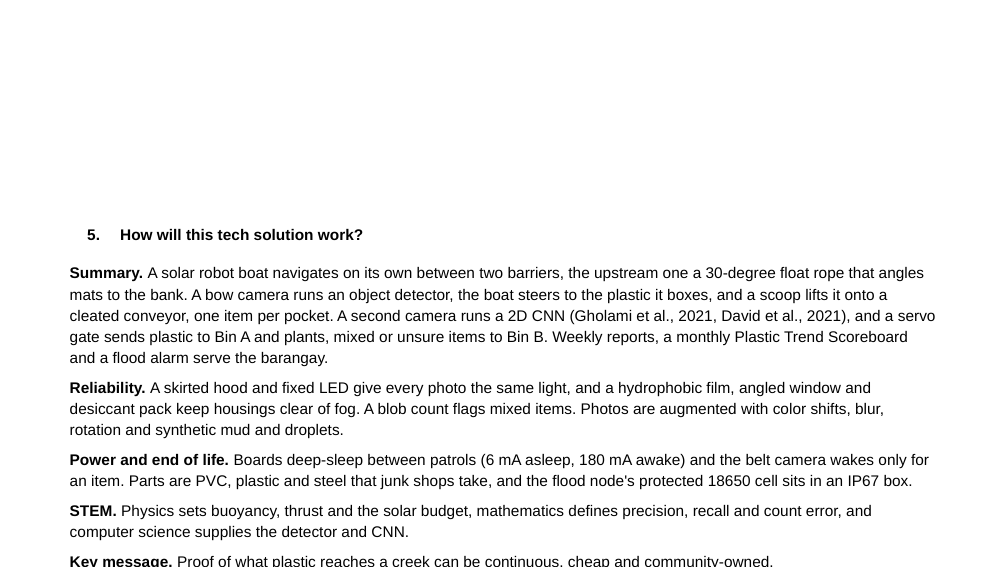
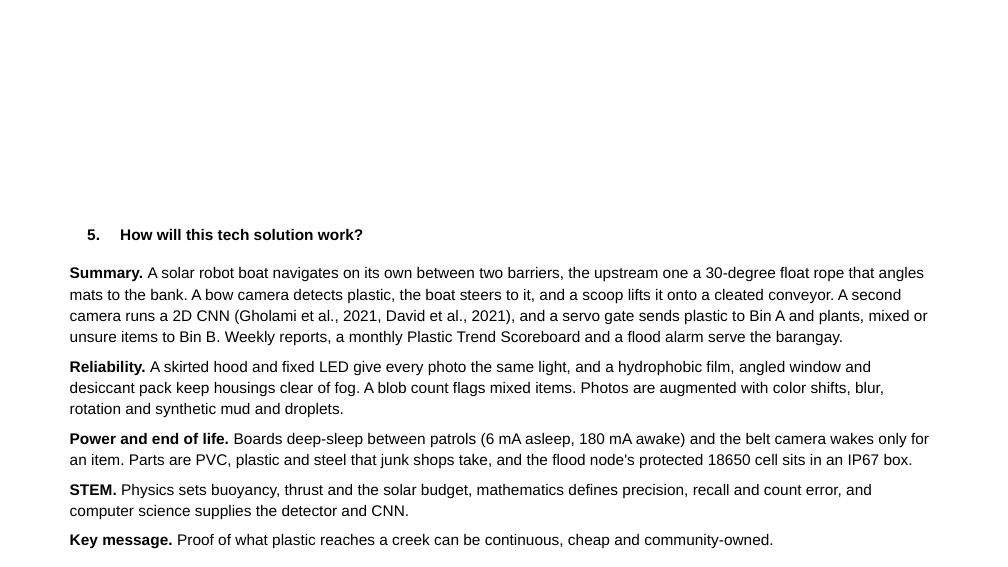
Before and after one commit to tmommu/research, a slide deck: slide 4 of sft_entry/SAGIP_SFT2026_Entry_PPT.pptx. Drawn at 1008x567 pixels with LibreOffice and Linux fonts; fonts in the diff are those of the drawing; background and template pictures are left out. Boxes give left, top, right and bottom in pixels: in the first picture for what was removed or moved away, otherwise in the second. Text is boxed around its words. In the diff, an @@ line names an element or a change of style, - is before the commit and + after.

```diff
--- a/sft_entry/SAGIP_SFT2026_Entry_PPT.pptx
+++ b/sft_entry/SAGIP_SFT2026_Entry_PPT.pptx
@@ text at [70, 267, 928, 346]: text changed @@
-Summary. A solar robot boat navigates on its own between two barriers, the upstream one a 30-degree float rope that angles mats to the bank. A bow camera runs an object detector, the boat steers to the plastic it boxes, and a scoop lifts it onto a cleated conveyor, one item per pocket. A second camera runs a 2D CNN (Gholami et al., 2021, David et al., 2021), and a servo gate sends plastic to Bin A and plants, mixed or unsure items to Bin B. Weekly reports, a monthly Plastic Trend Scoreboard and a flood alarm serve the barangay.
+Summary. A solar robot boat navigates on its own between two barriers, the upstream one a 30-degree float rope that angles mats to the bank. A bow camera detects plastic, the boat steers to it, and a scoop lifts it onto a cleated conveyor. A second camera runs a 2D CNN (Gholami et al., 2021, David et al., 2021), and a servo gate sends plastic to Bin A and plants, mixed or unsure items to Bin B. Weekly reports, a monthly Plastic Trend Scoreboard and a flood alarm serve the barangay.
```
Also in this commit, not shown: 3 other files.
